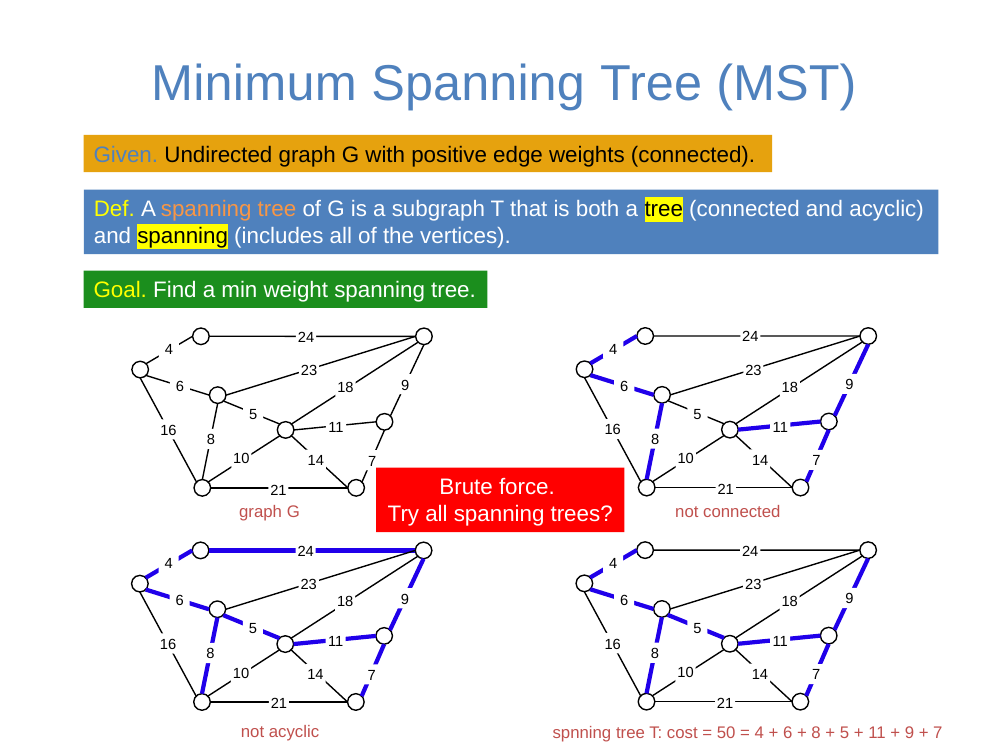
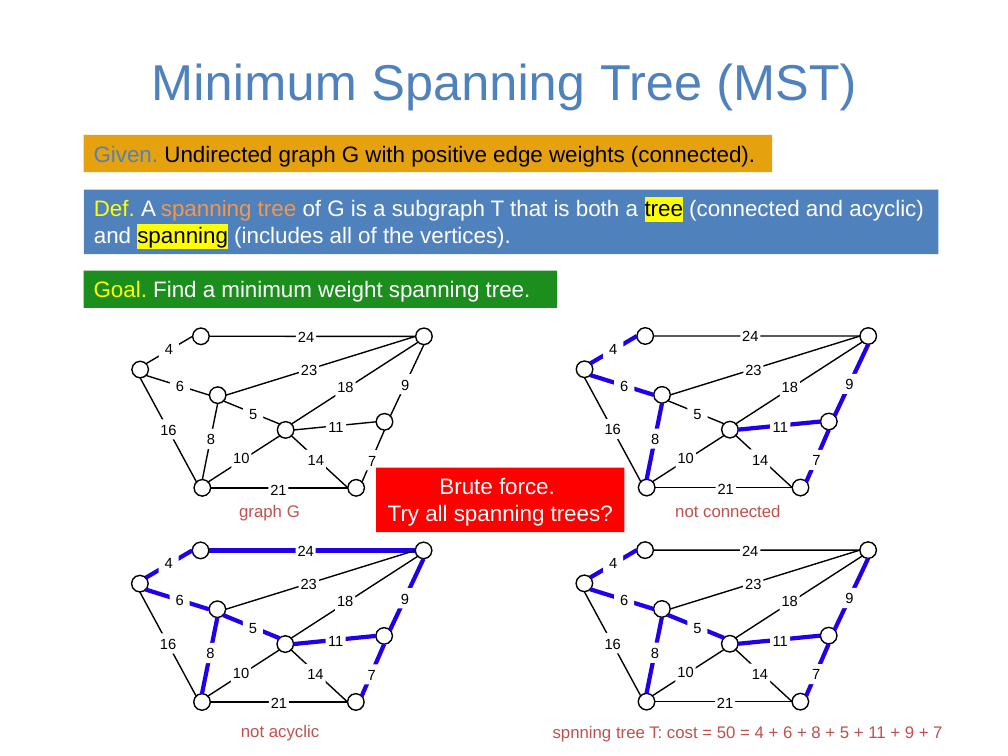
Before and after one commit to guhofstra/CSC111Fa25, a slide deck: slide 3 of PPTs/Lecture 12-minimum spanning trees.pptx. Drawn at 1008x756 pixels with LibreOffice and Linux fonts; fonts in the diff are those of the drawing. Boxes give left, top, right and bottom in pixels: in the first picture for what was removed or moved away, otherwise in the second. Text is boxed around its words. In the diff, an @@ line names an element or a change of style, - is before the commit and + after.

```diff
--- a/PPTs/Lecture 12-minimum spanning trees.pptx
+++ b/PPTs/Lecture 12-minimum spanning trees.pptx
@@ rectangle "Goal. Find a minimum weight ...": place and size @@
-rectangle "Goal. Find a minimum weight ..." at bbox=[84, 270, 487, 307]
+rectangle "Goal. Find a minimum weight ..." at bbox=[84, 270, 557, 307]
@@ text in rectangle at bbox=[94, 280, 531, 302]: text changed @@
-Goal. Find a min weight spanning tree.
+Goal. Find a minimum weight spanning tree.
```
Also in this commit, not shown: 3 other slides changed, 16 slides added, 3 other files.
